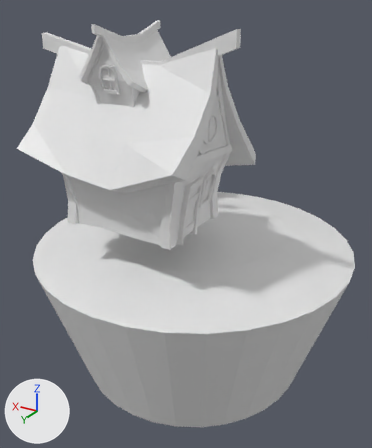
One commit to the Blender file low-poly-landscape.blend: the scene before it, then after it.
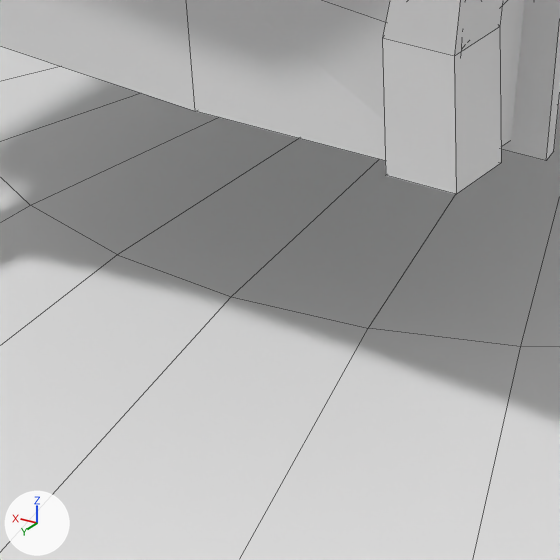
The first picture shows the older version from a 50 mm lens placed at (-4.45, 7.68, 5.68), pointed at (0.06, 0.18, 1.93). The close-ups show both versions on the part from 29% to 49% of the width and 50% to 67% of the height of that picture; other places that the commit changed are outside them. The axes (+X, +Y, +Z) are drawn at lower left. The lights are the same throughout. The close-ups show mesh edges as thin lines.

In view in the first close-up: 'Cylinder', 'house body', 'house body.006', 'house corner 2'.
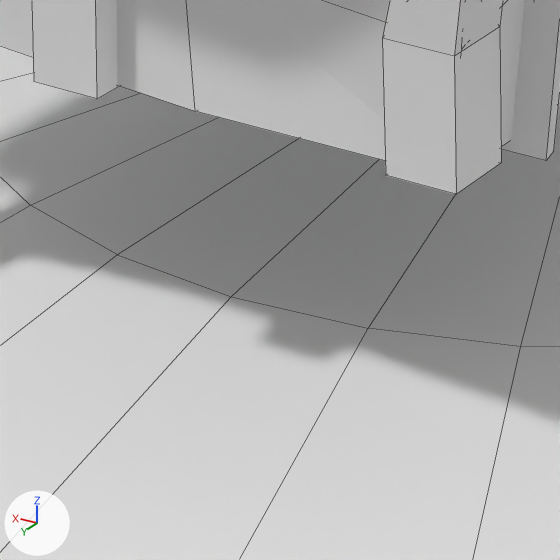
What differs and where, as boxes [x1, y1, x2, y2] in the close-ups (560 x 560 px):
```json
{"object": "house corner 2.001", "change": "added", "after": [32, 0, 118, 99]}
```

Scene script edits in JSON lines:
```json
{"op": "add", "block": "me_cube_041", "code": ["me_cube_041 = bpy.data.meshes.new('Cube.041')", "me_cube_041.from_pydata([(0.77, -14.53, -4.93), (0.56, -18.04, -5.42), (2.56, -16.04, -5.42), (-0.18, -14.09, -4.31), (-1.73, -14.17, -0.25), (-0.23, -17.26, -4.35), (1.47, -15.66, -4.52), (0.44, -14.84, 0.43), (1.47, -17.66, -4.52), (2.56, -18.04, -5.42), (0.44, -16.84, 0.36), (0.32, -16.92, 4.7), (-1.54, -16.84, 0.09), (-1.68, -16.92, 4.7), (-1.68, -14.92, 4.7), (0.32, -14.92, 4.7)], [], [(0, 1, 5, 3), (1, 0, 2, 9), (2, 0, 3, 6), (3, 5, 12, 4), (6, 3, 4, 7), (9, 2, 6, 8), (8, 6, 7, 10), (1, 9, 8, 5), (5, 8, 10, 12), (10, 7, 15, 11), (12, 10, 11, 13), (4, 12, 13, 14), (11, 15, 14, 13), (7, 4, 14, 15)])"]}
{"op": "add", "block": "ob_house_corner_2_001", "code": ["ob_house_corner_2_001 = bpy.data.objects.new('house corner 2.001', me_cube_041)", "ob_house_corner_2_001.location = (-0.014, 0.844, 2.868)", "ob_house_corner_2_001.scale = (-0.0806, -0.0806, -0.0806)"]}
```
